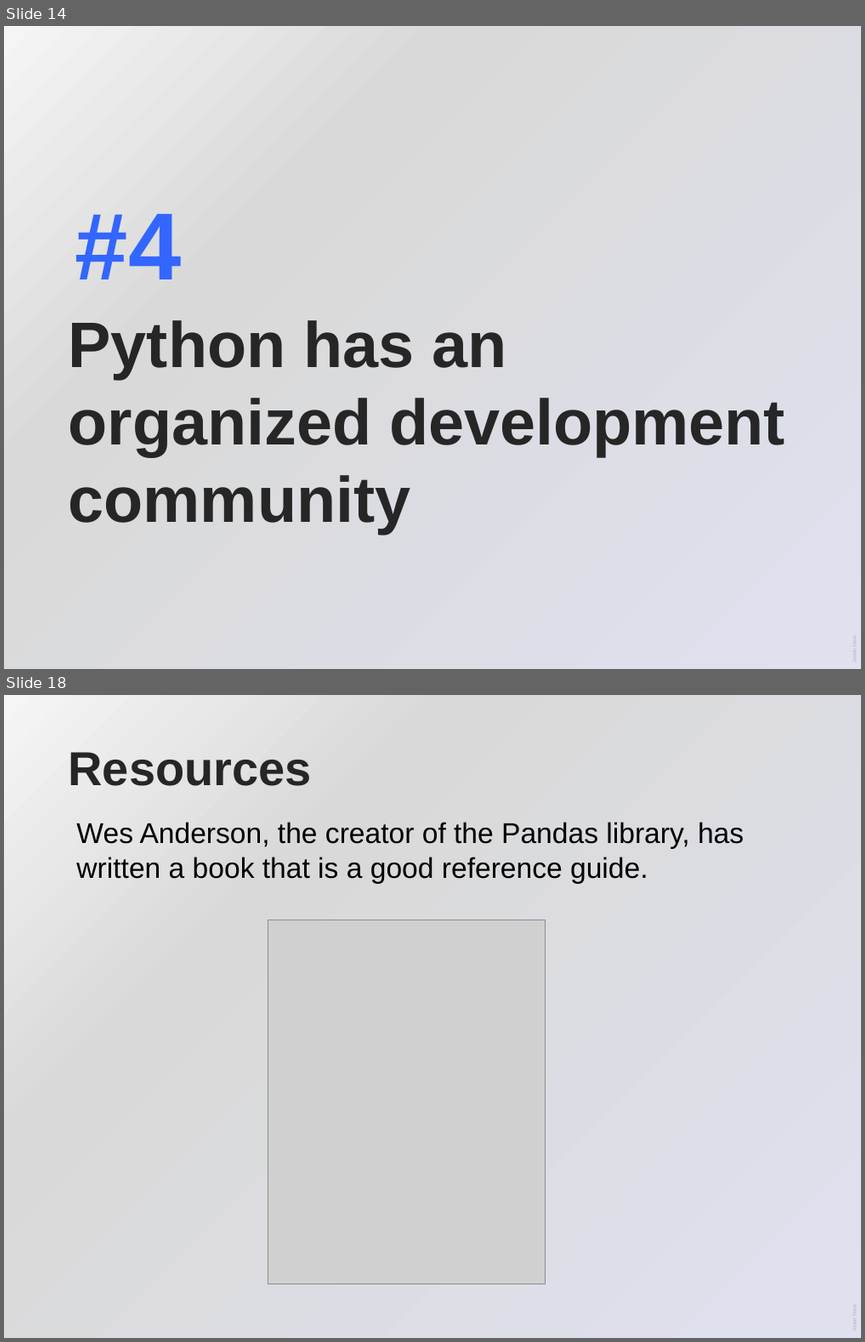
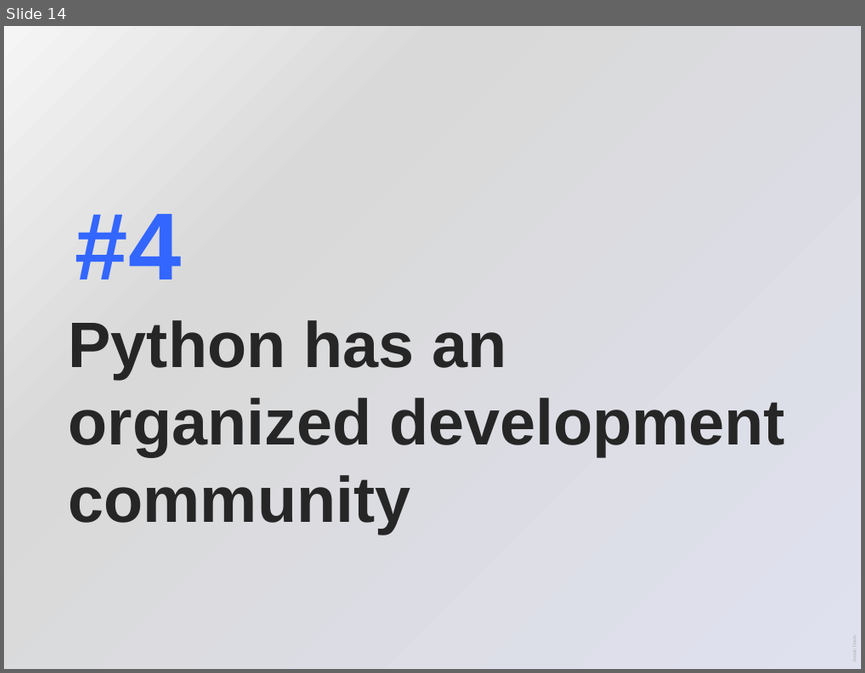
Before and after one commit to josiahdavis/python_data_analysis, a slide deck: python_data_analysis.pptx. Shown one above the other, each under a label of ours: slides 14 and 18 before the commit, slide 14 after it; the slides between them are not shown. The pictures are 865x1342 and 865x673 pixels, drawn with LibreOffice and Linux fonts; fonts in the diff are those of the drawing; grey boxes stand for pictures. Boxes give left, top, right and bottom in pixels: in the first picture for what was removed or moved away, otherwise in the second. Text is boxed around its words. In the diff, an @@ line names an element or a change of style, - is before the commit and + after.

```diff
--- a/python_data_analysis.pptx
+++ b/python_data_analysis.pptx
@@ slide 18 removed at [4, 695, 861, 1338], background gradient #F5F5F5 to #D9D9D9 to #E0E1EF; not listed: 1 template element that a slide beside it also shows @@
@@ title removed at [69, 752, 312, 786] @@
-Resources
@@ text removed at [76, 822, 744, 884] @@
-Wes Anderson, the creator of the Pandas library, has written a book that is a good reference guide.
@@ picture removed at [268, 920, 545, 1283] @@
```
Also in this commit, not shown: 3 slides changed, 2 other slides removed.
